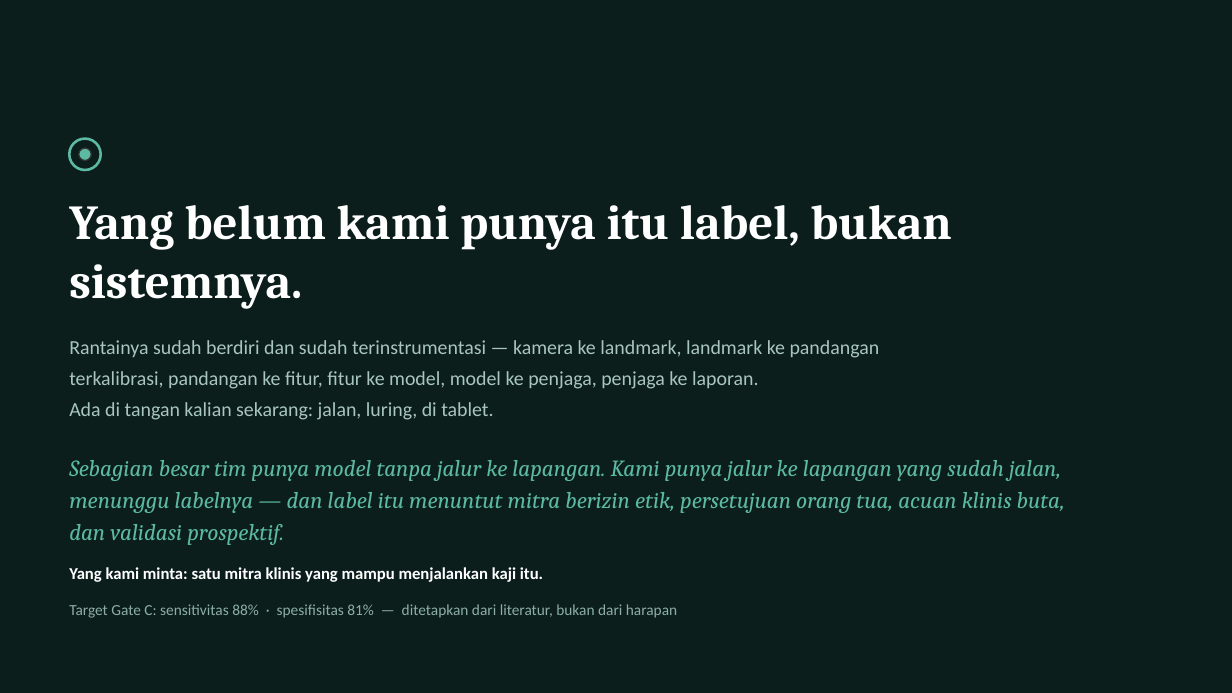
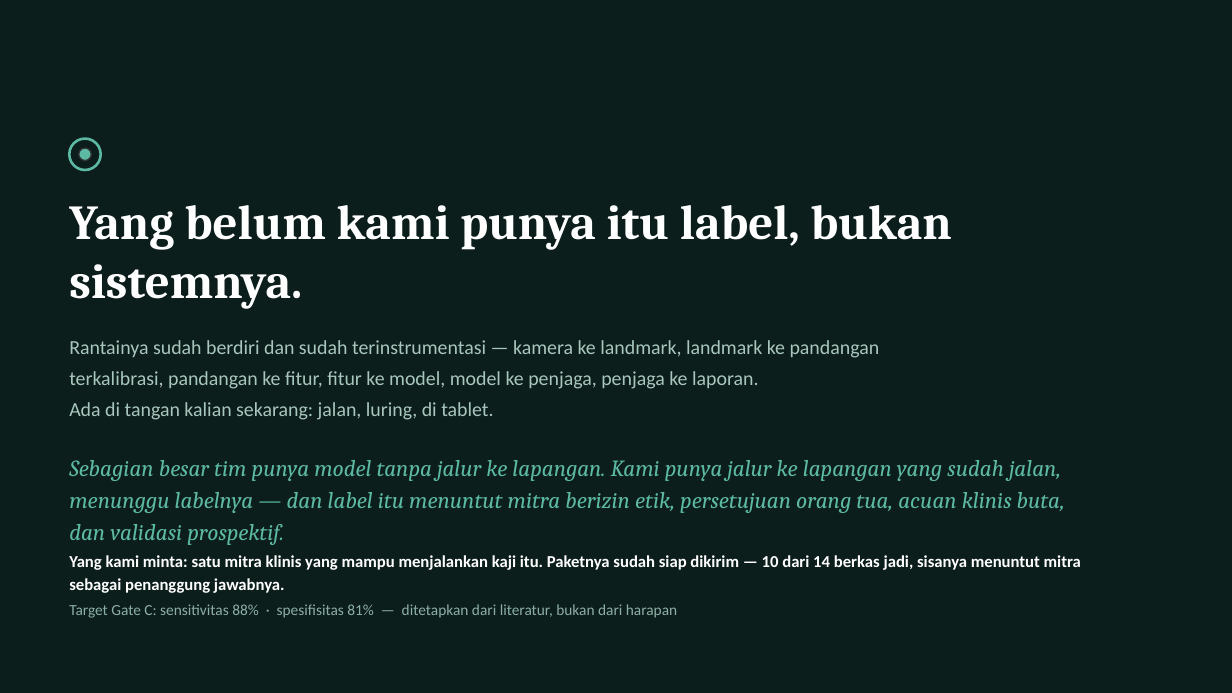
Before and after one commit to raphaeladikara/Dataton_Project_Rizzz, a slide deck: slide 14 of deck/Neurogaze-Pitch-Deck.pptx (slide 13 before the commit). Drawn at 1232x693 pixels with LibreOffice and Linux fonts; fonts in the diff are those of the drawing. Boxes give left, top, right and bottom in pixels: in the first picture for what was removed or moved away, otherwise in the second. Text is boxed around its words. In the diff, an @@ line names an element or a change of style, - is before the commit and + after.

```diff
--- a/deck/Neurogaze-Pitch-Deck.pptx
+++ b/deck/Neurogaze-Pitch-Deck.pptx
@@ text at [69,555,1081,593]: text changed @@
-Yang kami minta: satu mitra klinis yang mampu menjalankan kaji itu.
+Yang kami minta: satu mitra klinis yang mampu menjalankan kaji itu. Paketnya sudah siap dikirim — 10 dari 14 berkas jadi, sisanya menuntut mitra sebagai penanggung jawabnya.
```
Also in this commit, not shown: 1 other slide changed, 1 slide added, 16 other files.
